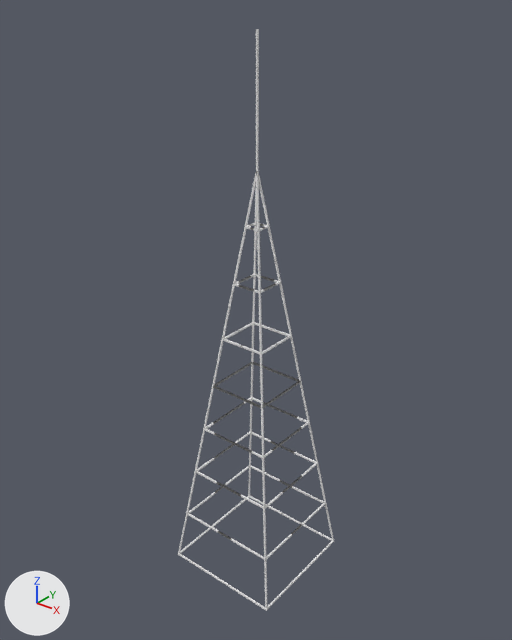
What one commit did to the FBX model Assets/Models/Buildings/radio-tv-tower.fbx.
The view is the same before and after, from a 50 mm camera at (48.8, -61.2, 74.4) aimed at (-0.5, 0.5, 36.2). Lighting does not change. The marker at lower left points along +X, +Y and +Z. Vertices at the same position are counted once.
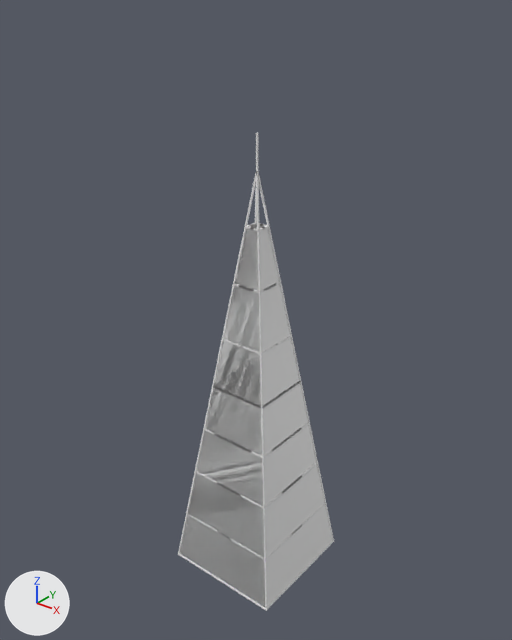
Scene script edits in JSON lines:
```json
{"block": "me_cube_001", "where": "# used by ob_cube; location = (0.0, 0.0, 0.0)"}
{"block": "me_cube_001", "where": "# verts and faces of me_cube_001; kept vertices keep their numbers, new ones are numbered from 536"}
{"block": "me_cube_001", "where": "# before: 8 (-0.1, -0.1, 69.5) at pixel (255, 29), 9 (-0.1, 0.1, 69.5) at pixel (257, 28), 10 (0.1, 0.1, 69.5) at pixel (258, 29), 11 (0.1, -0.1, 69.5) at pixel (257, 29)"}
{"op": "remove", "block": "me_cube_001", "code": "me_cube_001.from_pydata(...)  # 536 vertices, 473 faces; spans x -8.0..8.0, y -8.1..8.1, z -0.1..69.5"}
{"op": "add", "block": "me_cube_001", "code": "me_cube_001.from_pydata(...)  # 637 vertices, 517 faces; spans x -8.0..8.0, y -8.1..8.1, z -0.1..59.0"}
{"block": "me_cube_001", "change": "me_cube_001 part 1: a new loose piece of 16 vertices spanning x 0.8..7.9, y -7.9..8.0, z 0.0..48.4"}
{"block": "me_cube_001", "change": "me_cube_001 part 2: a new loose piece of 16 vertices spanning x -7.9..8.0, y -8.0..-0.8, z 0.0..48.4"}
{"block": "me_cube_001", "change": "me_cube_001 part 3: a new loose piece of 16 vertices spanning x -7.9..8.0, y -8.0..-0.8, z 0.0..48.4"}
{"block": "me_cube_001", "change": "me_cube_001 part 4"}
{"op": "add", "block": "me_cube_001", "code": "for i in [*range(8, 12)]: verts[i] += (0.0, 0.0, -10.5)"}
```

Changed parts and their boxes [x1, y1, x2, y2] in the pictures (512 x 640 px; the box of a moved part takes in the faces that stretch with it):
```json
{"object": "Cube", "change": "reshaped", "before": [178, 29, 334, 611], "after": [178, 133, 334, 611], "on screen": "18% shorter"}
{"part": 1, "of": "me_cube_001", "change": "added", "after": [260, 228, 333, 607]}
{"part": 2, "of": "me_cube_001", "change": "added", "after": [180, 229, 265, 607]}
{"part": 3, "of": "me_cube_001", "change": "added", "after": [180, 229, 265, 607]}
{"part": 4, "of": "me_cube_001", "change": "moved or reshaped", "before": [256, 29, 259, 171], "after": [256, 133, 258, 171]}
```
